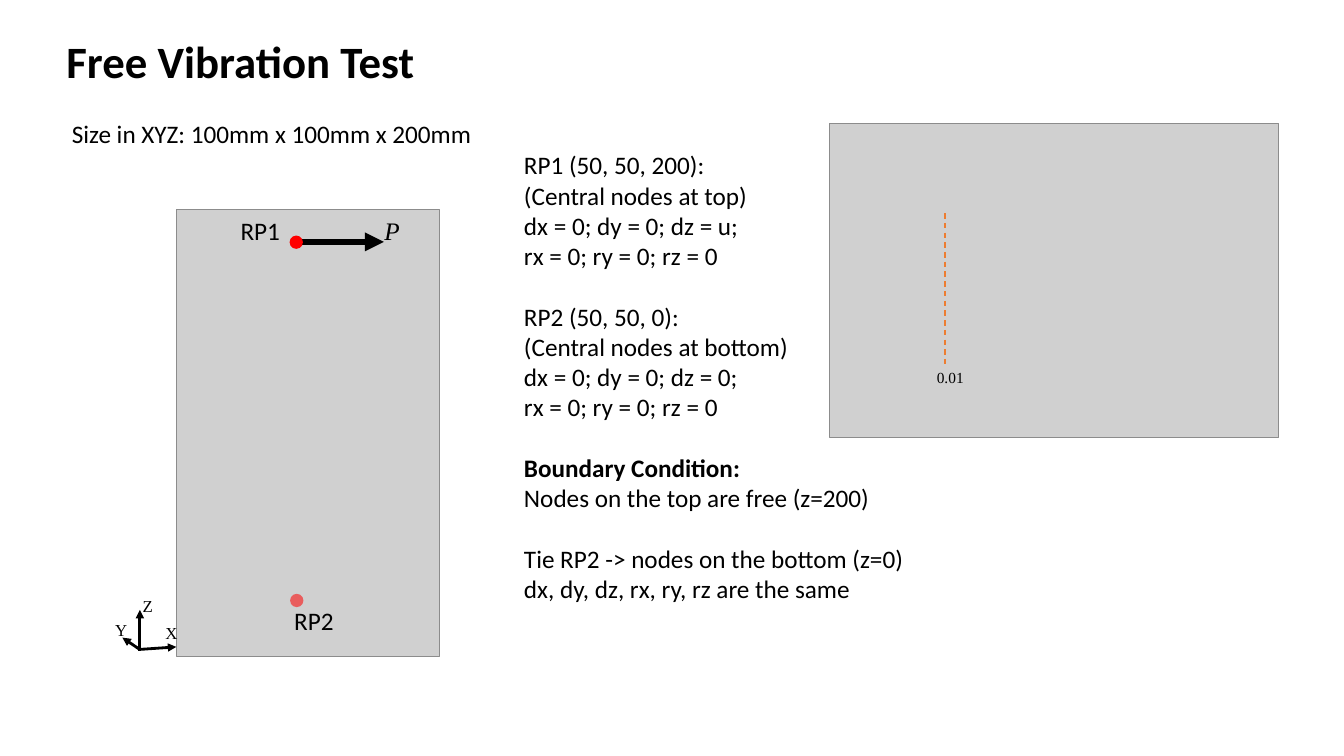
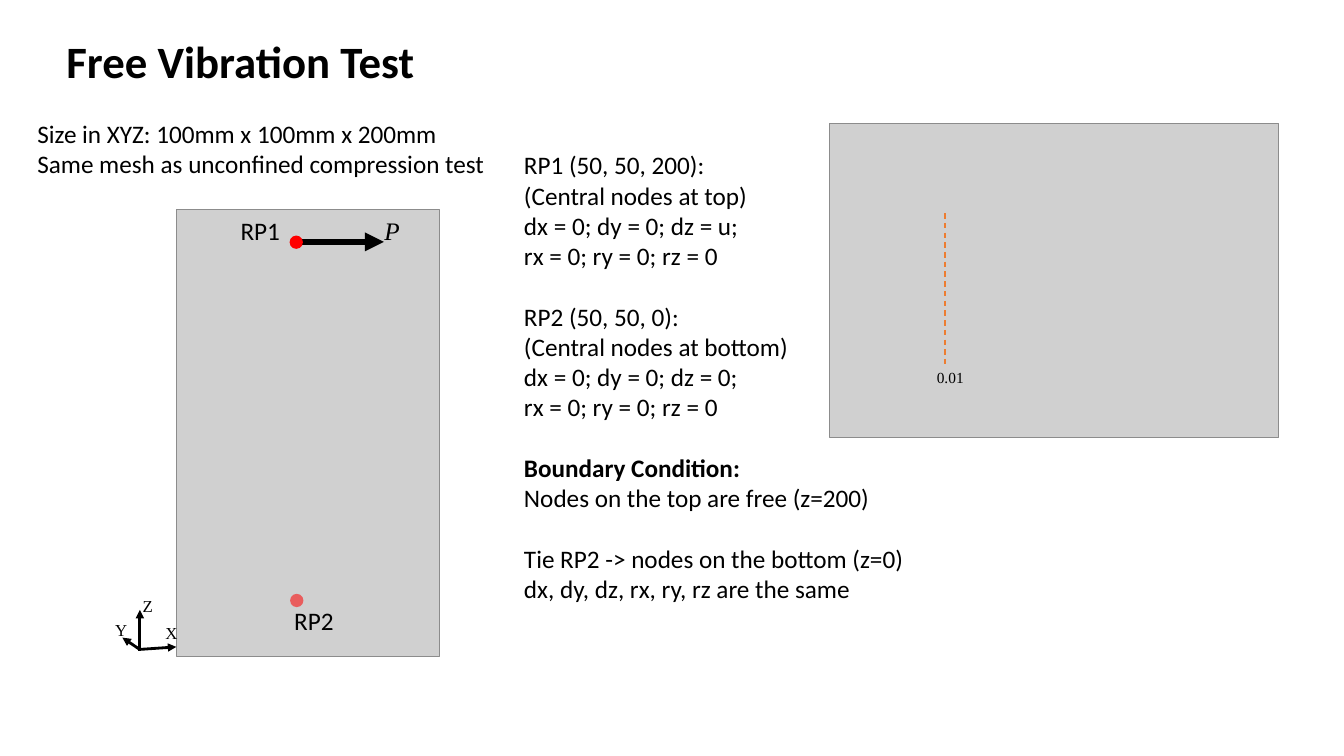
Before and after one commit to Concrete-Chrono-Development/concrete-calibration, a slide deck: slide 1 of Free Vibration test calibration/Vibration test.pptx. Drawn at 1344x756 pixels with LibreOffice and Linux fonts; fonts in the diff are those of the drawing; grey boxes stand for pictures. Boxes give left, top, right and bottom in pixels: in the first picture for what was removed or moved away, otherwise in the second. Text is boxed around its words. In the diff, an @@ line names an element or a change of style, - is before the commit and + after.

```diff
--- a/Free Vibration test calibration/Vibration test.pptx
+++ b/Free Vibration test calibration/Vibration test.pptx
@@ text "Size in XYZ: 100mm x ...": place and size @@
-text "Size in XYZ: 100mm x ..." at box(72, 125, 470, 143)
+text "Size in XYZ: 100mm x ..." at box(37, 125, 484, 177)
@@ text at box(37, 155, 484, 177): paragraph added @@
+Same mesh as unconfined compression test
```
